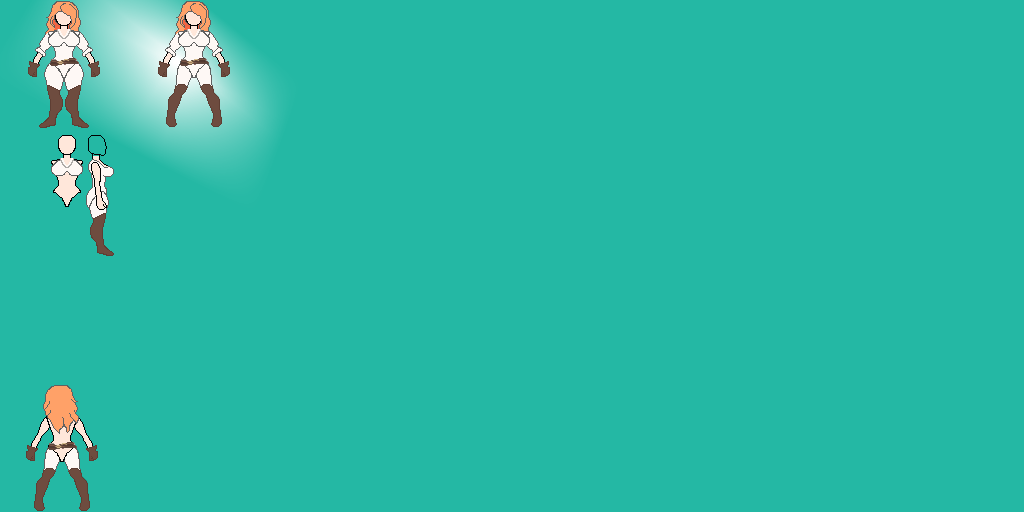
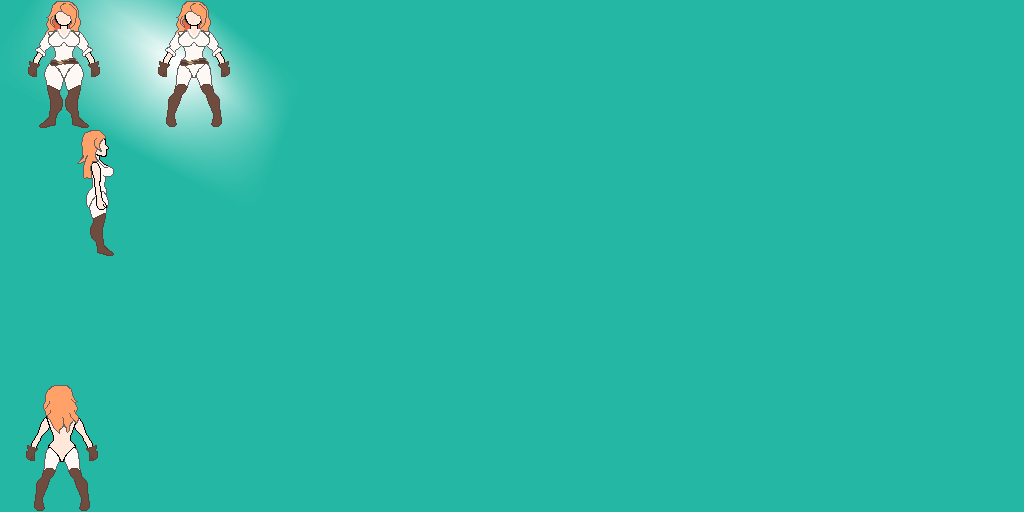
Comparing the layer stacks of the two 1024x512 images. Changes:
painted on "peito" (1st of 3, in "padrão") over (51, 130, 109, 190)
painted on "perna-direita" (1st of 4, in "padrão") over (51, 130, 109, 195)
painted on "perna-esqueda" over (51, 130, 109, 195)
added group "Cabeça" with 3 layers in group "lado-direita" over (51, 130, 109, 207)
removed layer "cabeça" (2nd of 5, in "lado-direita") from group "lado-direita" over (51, 130, 109, 207)
removed group "Peito" (2 layers) from group "lado-direita" over (51, 130, 109, 207)
removed layer "camisa-peito" (2nd of 4, in "lado-direita" › "Peito") from group "Peito" over (51, 130, 109, 207)
removed layer "peito" (2nd of 4, in "lado-direita" › "Peito") from group "Peito" over (51, 130, 109, 207)
added group "Braço-Direita" with 1 layers in group "lado-direita" over (64, 130, 109, 207)
moved "braço-direita" into group "Braço-Direita", painted on it over (64, 130, 109, 207)
painted on "corpo-direita" over (64, 130, 109, 207)
removed layer "corpo" (2nd of 4, in "lado-direita" › "Corpo") from group "Corpo" over (51, 130, 109, 207)
removed group "Braço-Esquerdo" (3 layers) from group "lado-direita" over (51, 130, 109, 207)
removed group "Braço-Direito" (3 layers) from group "lado-direita" over (51, 130, 109, 207)
painted on "bota-direita" (2nd of 4, in "lado-direita" › "Perna-Direita") over (51, 130, 109, 207)
painted on "calça-direita" (2nd of 4, in "lado-direita" › "Perna-Direita") over (51, 130, 109, 207)
painted on "perna-direita" (2nd of 4, in "lado-direita" › "Perna-Direita") over (51, 130, 109, 207)
painted on "cinto" (4th of 4, in "parado") over (51, 130, 109, 200)
painted on "corpo" (3rd of 3, in "parado") over (51, 130, 109, 207)
painted on "braço-esquerdo" (3rd of 3, in "parado") over (51, 130, 109, 190)
painted on "Pintar camada 1" over (48, 130, 109, 454)
…and 8 more changes (2 added, 5 painted, 1 removed, 1 visibility)
